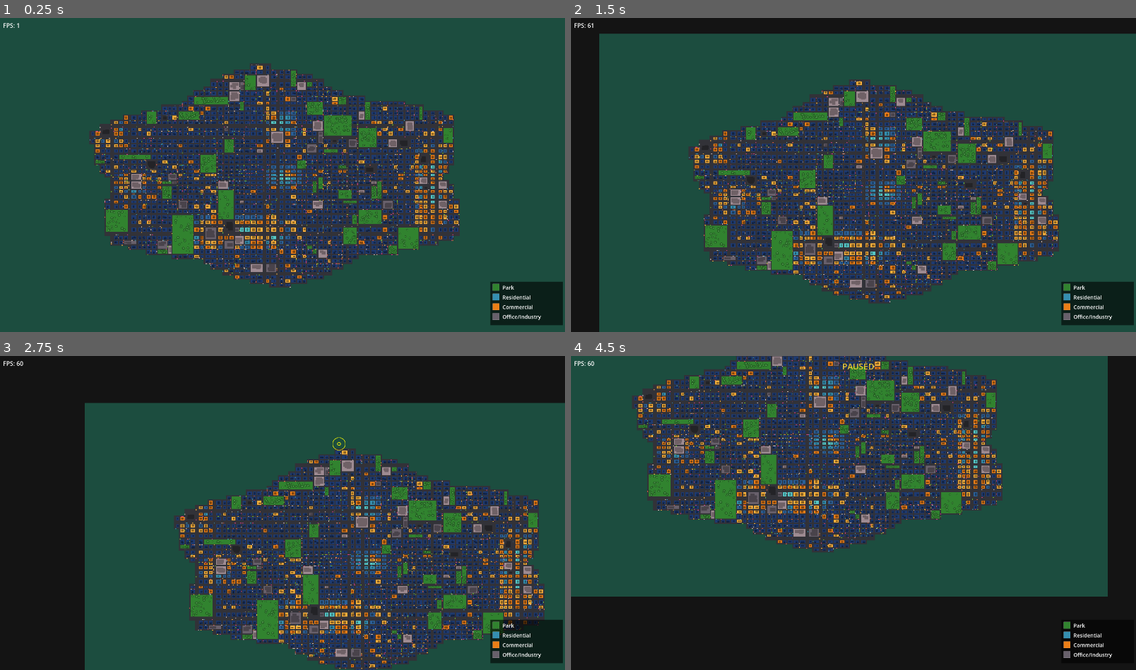
Above: before the commit, frames 1-4 (two rows, left to right).
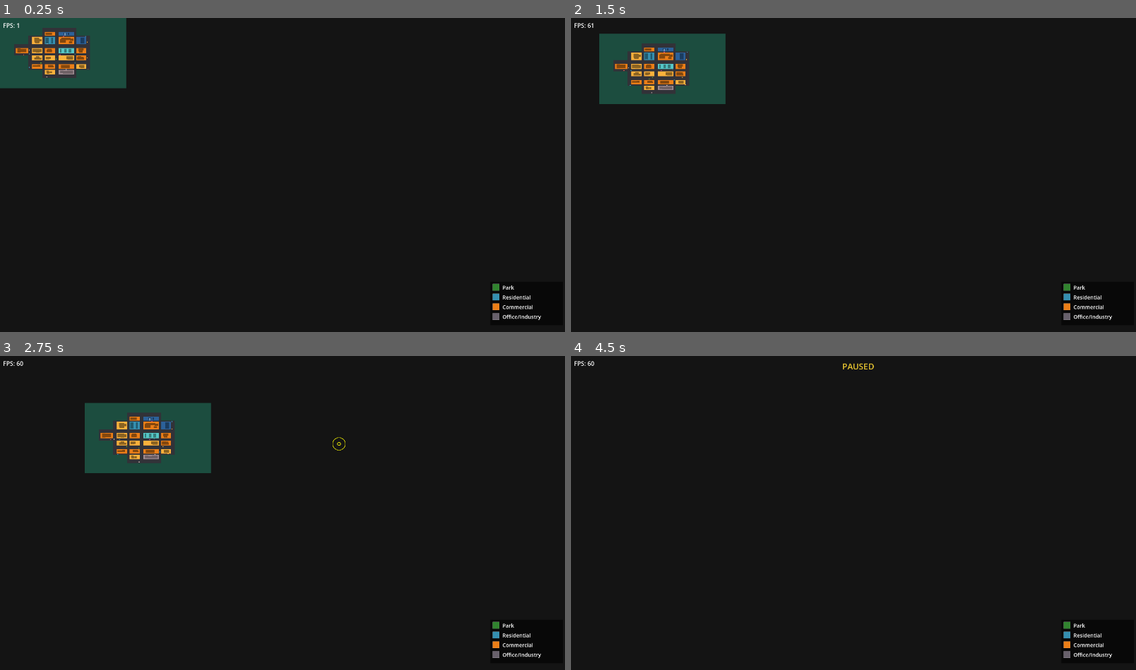
Above: after the commit, the same moments.

Repository: estebanm123/transit
Game: Godot game, scene res://Main.tscn
The game is run twice, just before and just after one commit, with the same random seed, the same clock (stepped at 60 frames per second) and the same inputs.
Inputs (mouse positions are in pixels of both pictures, inside the frame that each line leads up to):
- Up to frame 1 (0.25 s): no input
- Up to frame 2 (1.5 s): tap Enter at 0.5 s; move the mouse to (977, 159) at 0.52 s; hold Shift 0.53-1.25 s; click (977, 159) at 0.67 s; tap Space at 0.77, 1.25 s; drag from (740, 190) to (825, 237) at 1.27 s
- Up to frame 3 (2.75 s): move the mouse to (339, 443) at 2.02 s; hold Shift from 2.03 s (still down); click (339, 443) at 2.17 s
- Up to frame 4 (4.5 s): release Shift at 2.75 s; drag from (825, 575) to (684, 465) at 2.77 s; move the mouse to (1023, 560) at 3.52 s; hold Shift 3.53-4.25 s; click (1023, 560) at 3.67 s; tap Space at 3.77 s; tap Enter at 4.25 s; drag from (684, 465) to (768, 434) at 4.27 s

The runs differ from the first frame. In frame 1, 95% of the frame differs, in the area x 0-100%, y 0-100%; in frame 2, 85%; in frame 3, 67%; in frame 4, 73%.

Commit message:
Fixes + scale down

Diff:
--- a/City.gd
+++ b/City.gd
@@ -1,10 +1,10 @@
 class_name City extends RefCounted
 
-const MapW: int = 1500
-const MapH: int = 836
-const Margin: int = 20
-const Cols: int = 100
-const Rows: int = 60
+const MapW: int = 335
+const MapH: int = 187
+const Margin: int = 8
+const Cols: int = 8
+const Rows: int = 8
 const StreetW: int = 14
 
 const WArterial: float = 10.1
--- a/Traffic.gd
+++ b/Traffic.gd
@@ -1,6 +1,6 @@
 class_name Traffic extends RefCounted
 
-const CarCount: int = 1600
+const CarCount: int = 16
 const CarSpeedMin: float = 4.25
 const CarSpeedMax: float = 9.35
 const CarLength: float = 2.8
@@ -15,9 +15,9 @@
     Palette.CPink,
 ]
 
-const PhaseDuration: float = 15.0
-const PhaseArterialDuration: float = 25.0
-const PhaseNonArterialDuration: float = 8.0
+const PhaseDuration: float = 7.0
+const PhaseArterialDuration: float = 7.0
+const PhaseNonArterialDuration: float = 4.0
 const PhaseNS: int = 0
 const PhaseEW: int = 1
 const StopOffset: float = CarLength * 2.0
@@ -25,6 +25,7 @@
 const IntersectionBoxDepth: float = StopOffset
 
 const ArterialSpeedMultiplier: float = 4.0
+const CarAcceleration: float = 8.0
 
 const ZoneWeights: Dictionary = {
     Zone.Park: 2,
@@ -397,14 +398,11 @@
 
     var isHorizontal: bool = (car.toHorzStreet == car.fromHorzStreet)
     var intersectionBlocked: bool = false
-    if not redLight and car.progress > brakeStartT:
+    if not redLight and car.progress > brakeStartT and car.progress < stopT:
         intersectionBlocked = not _isIntersectionClear(
                 car.toVertStreet, car.toHorzStreet, isHorizontal)
 
-    var shouldStop: bool = redLight or intersectionBlocked
-    if shouldStop and car.progress >= stopT:
-        car.currentSpeed = 0.0
-        return
+    var shouldStop: bool = car.progress < stopT and (redLight or intersectionBlocked)
 
     var effectiveSpeed: float = car.desiredSpeed
     if shouldStop:
@@ -437,8 +435,11 @@
                 effectiveSpeed = minf(effectiveSpeed, nextTail.currentSpeed)
                 limiter = "next_seg"
 
-    car.currentSpeed = effectiveSpeed
-    car.progress += effectiveSpeed * delta / car.segLength
+    if effectiveSpeed > car.currentSpeed:
+        car.currentSpeed = move_toward(car.currentSpeed, effectiveSpeed, CarAcceleration * delta)
+    else:
+        car.currentSpeed = effectiveSpeed
+    car.progress += car.currentSpeed * delta / car.segLength
 
     if shouldStop:
         car.progress = minf(car.progress, stopT)
--- a/TrafficDebugger.gd
+++ b/TrafficDebugger.gd
@@ -92,10 +92,10 @@
         var stopT: float = maxf(0.0, 1.0 - Traffic.StopOffset / car.segLength)
         var brakeStartT: float = stopT - Traffic.BrakingDistance / car.segLength
         var intersectionBlocked: bool = false
-        if not redLight and car.progress > brakeStartT:
+        if not redLight and car.progress > brakeStartT and car.progress < stopT:
             intersectionBlocked = not _traffic._isIntersectionClear(
                     car.toVertStreet, car.toHorzStreet, isHoriz)
-        var shouldStop: bool = redLight or intersectionBlocked
+        var shouldStop: bool = car.progress < stopT and (redLight or intersectionBlocked)
         var limiter: String = "none"
         var effSpeed: float = car.desiredSpeed
         if shouldStop:
